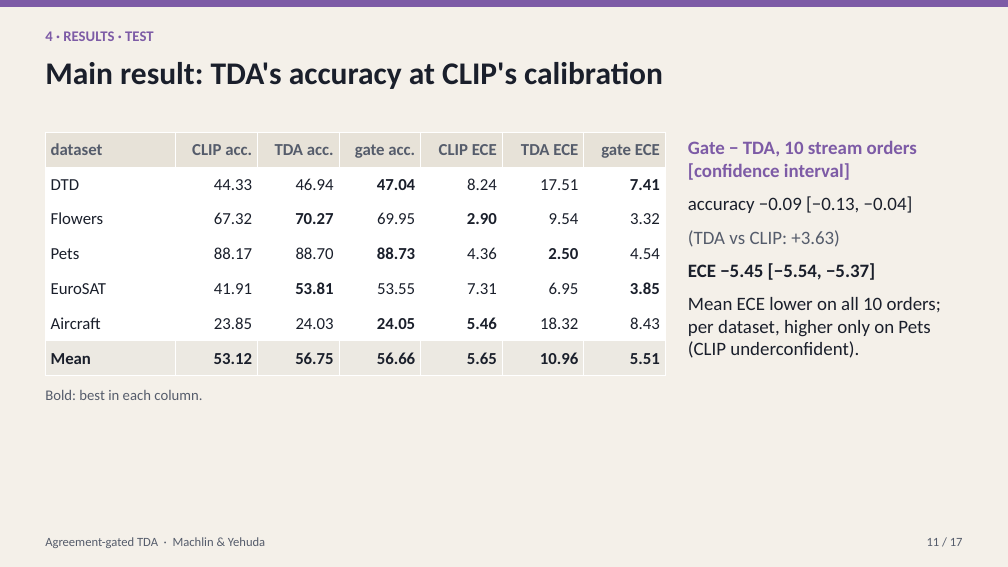
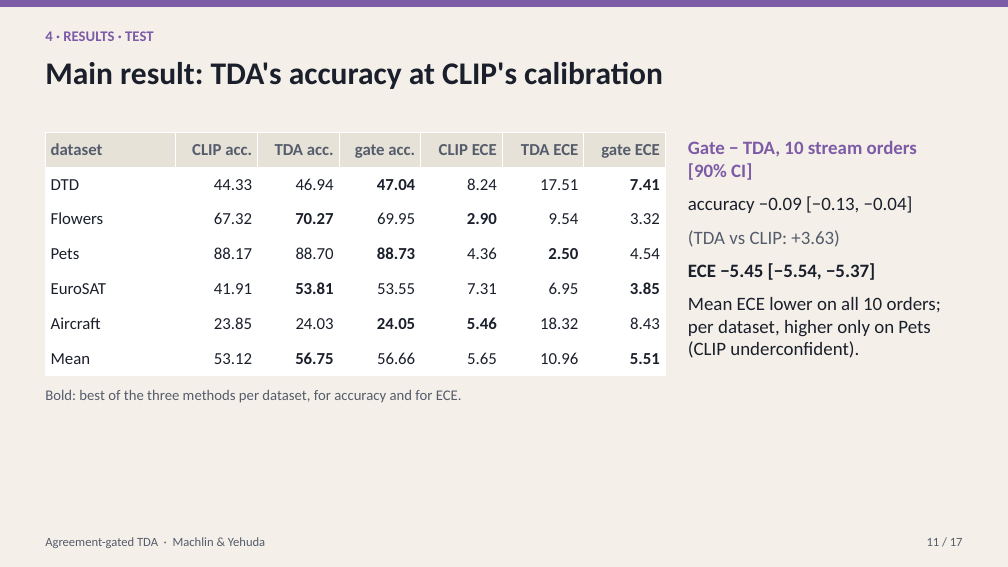
Before and after one commit to macwave12/deep_project_calibration_aware_tta, a slide deck: slide 11 of presentation/calibration_aware_tta.pptx. Drawn at 1008x567 pixels with LibreOffice and Linux fonts; fonts in the diff are those of the drawing. Boxes give left, top, right and bottom in pixels: in the first picture for what was removed or moved away, otherwise in the second. Text is boxed around its words. In the diff, an @@ line names an element or a change of style, - is before the commit and + after.

```diff
--- a/presentation/calibration_aware_tta.pptx
+++ b/presentation/calibration_aware_tta.pptx
@@ table at (45, 132, 666, 376) @@
@@ fill #ECE9E2 to #FFFFFF in row 7 @@
@@ bold off in "Mean", "53.12", "56.66", "5.65" and 1 more places @@
@@ text at (688, 141, 917, 180): text changed @@
-Gate − TDA, 10 stream orders [confidence interval]
+Gate − TDA, 10 stream orders [90% CI]
@@ text at (45, 390, 462, 403): text changed @@
-Bold: best in each column.
+Bold: best of the three methods per dataset, for accuracy and for ECE.
```
Also in this commit, not shown: 13 other slides changed, 21 other files.
